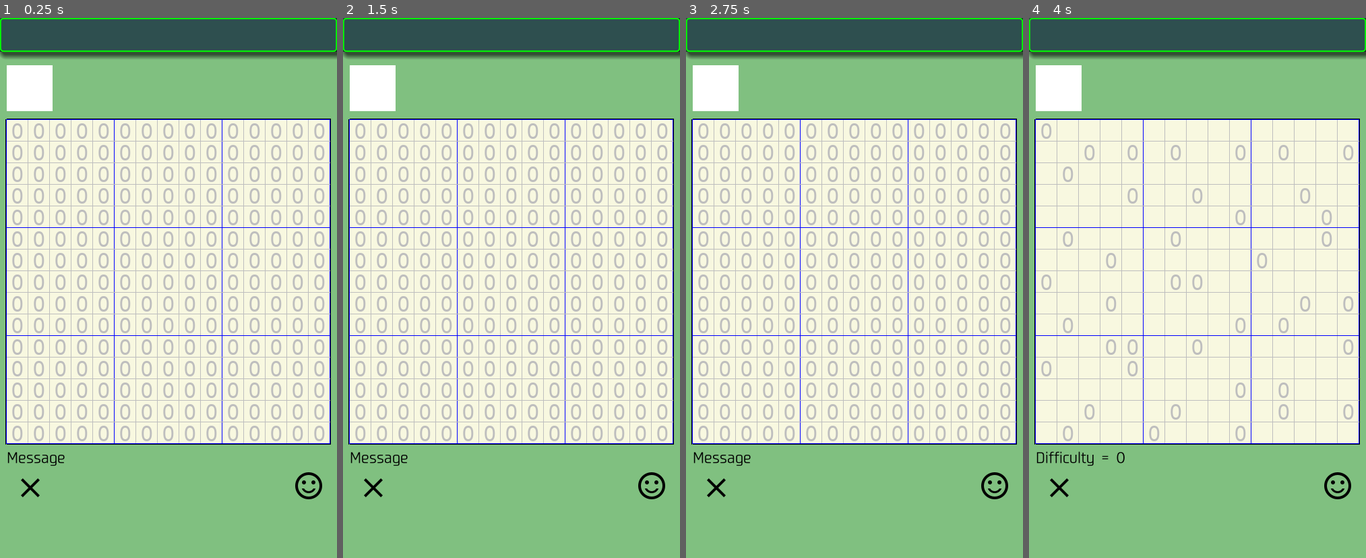
Above: before the commit, frames 1-4 (left to right).
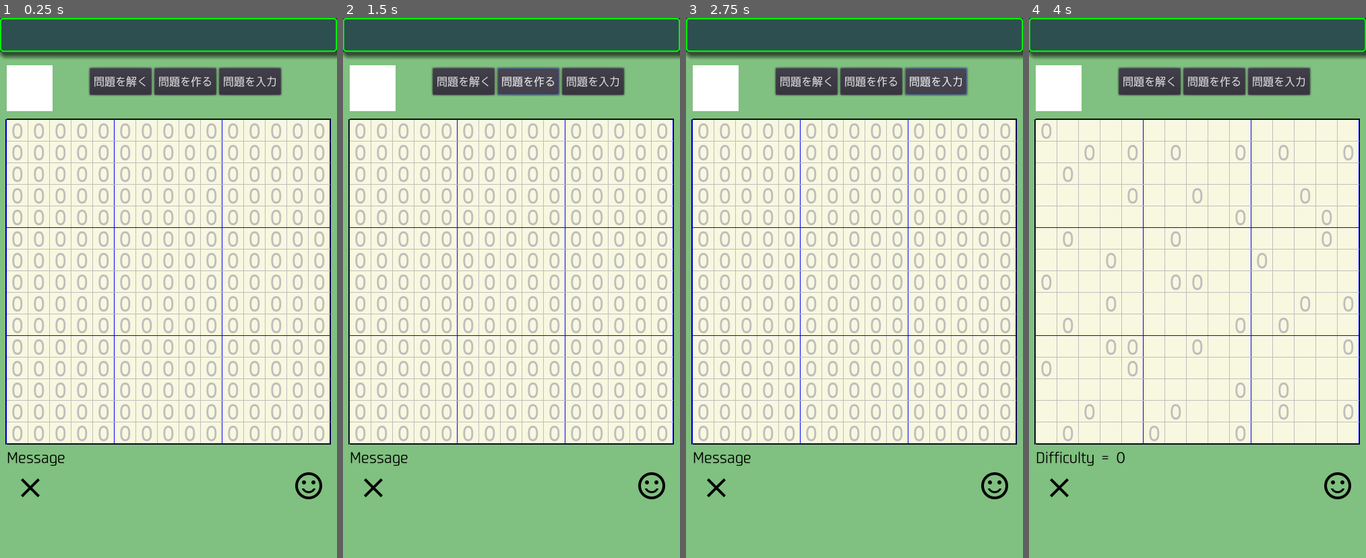
Above: after the commit, the same moments.

Repository: vivisuke/SakuSakuMosaic
Game: Godot game, scene res://MainScene.tscn
The game is run twice, just before and just after one commit, with the same random seed, the same clock (stepped at 60 frames per second) and the same inputs.
Inputs (mouse positions are in pixels of both pictures, inside the frame that each line leads up to):
- Up to frame 1 (0.25 s): no input
- Up to frame 2 (1.5 s): click (464, 82) at 0.5 s, where only the run after the commit has a clickable "問題を解く"; click (528, 82) at 1.25 s, where only the run after the commit has a clickable "問題を作る"
- Up to frame 3 (2.75 s): click (935, 82) at 2 s, where only the run after the commit has a clickable "問題を入力"
- Up to frame 4 (4 s): click (1059, 487) at 2.75 s; click (1339, 487) at 3.5 s

The runs differ from the first frame. In frame 1, 3.1% of the frame differs, in the area x 26-84%, y 9-15%; in frame 2, 3.1%; in frame 3, 3.1%; in frame 4, 3.1%.

Commit message:
0019 ◎ C 08/17 08/18 0.001│ToDo│盤面上部に「問題を解く」「問題を作る」「問題を入力」ボタン設置？

Diff:
--- a/SakuSakuMosaic/MainScene.tscn
+++ b/SakuSakuMosaic/MainScene.tscn
@@ -27,6 +27,9 @@
 0/shape_one_way_margin = 0.0
 0/shapes = [  ]
 0/z_index = 0
+
+[sub_resource type="DynamicFont" id=4]
+font_data = ExtResource( 11 )
 
 [sub_resource type="TileSet" id=2]
 0/name = "black-32x32.png 0"
@@ -98,6 +101,35 @@
 format = 1
 tile_data = PoolIntArray( 0, 0, 0, 1, 0, 0, 2, 0, 0, 3, 0, 0, 4, 0, 0, 5, 0, 0, 6, 0, 0, 7, 0, 0, 8, 0, 0, 9, 0, 0, 10, …(967 unchanged characters)…
 
+[node name="HBoxContainer" type="HBoxContainer" parent="."]
+margin_left = 133.191
+margin_top = 74.0
+margin_right = 173.191
+margin_bottom = 114.0
+__meta__ = {
+"_edit_use_anchors_": false
+}
+
+[node name="SolveButton" type="Button" parent="HBoxContainer"]
+margin_right = 92.0
+margin_bottom = 40.0
+custom_fonts/font = SubResource( 4 )
+text = "問題を解く"
+
+[node name="GenQuestButton" type="Button" parent="HBoxContainer"]
+margin_left = 96.0
+margin_right = 188.0
+margin_bottom = 40.0
+custom_fonts/font = SubResource( 4 )
+text = "問題を作る"
+
+[node name="EnterQuestButton" type="Button" parent="HBoxContainer"]
+margin_left = 192.0
+margin_right = 284.0
+margin_bottom = 40.0
+custom_fonts/font = SubResource( 4 )
+text = "問題を入力"
+
 [node name="BoardBG" type="ColorRect" parent="."]
 margin_left = 10.0
 margin_top = 150.0
Not shown: 1 places in SakuSakuMosaic/MainScene.tscn that only renumber resources
Binary file added: SakuSakuMosaic/images/edit_black.png
Not shown, added: SakuSakuMosaic/images/edit_black.png.import
Binary file added: SakuSakuMosaic/images/edit_gray.png
Not shown, added: SakuSakuMosaic/images/edit_gray.png.import
Binary file added: SakuSakuMosaic/images/edit_white.png
Not shown, added: SakuSakuMosaic/images/edit_white.png.import
Binary file added: SakuSakuMosaic/images/enter_quest_black.png
Not shown, added: SakuSakuMosaic/images/enter_quest_black.png.import
Binary file added: SakuSakuMosaic/images/enter_quest_gray.png
Not shown, added: SakuSakuMosaic/images/enter_quest_gray.png.import
Binary file added: SakuSakuMosaic/images/enter_quest_white.png
(and 8 more such lines)
